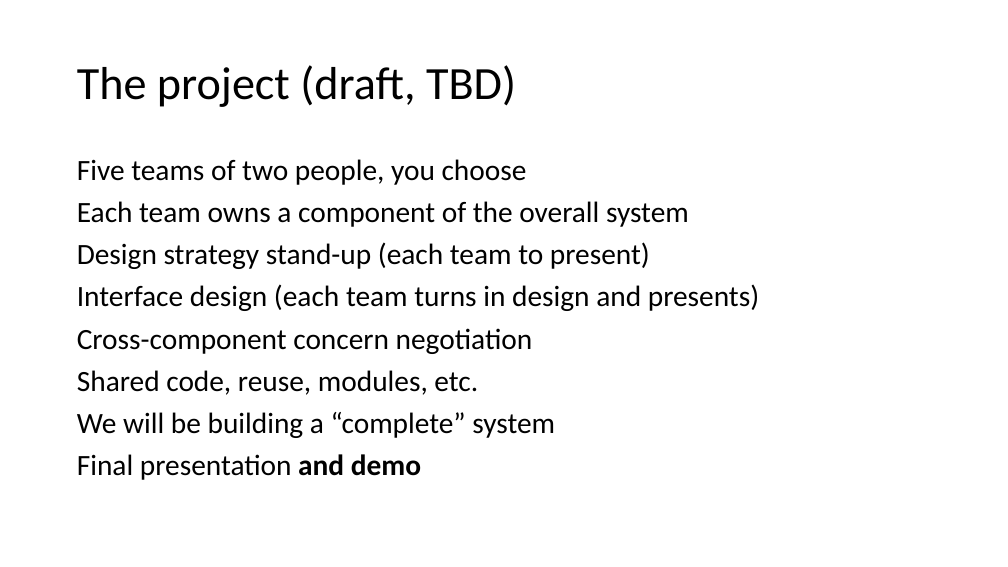
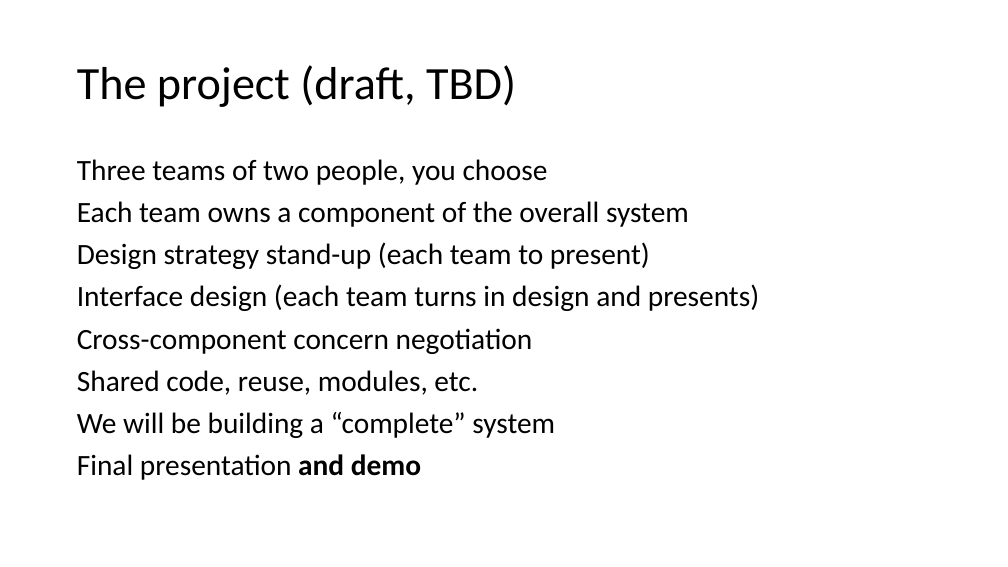
Before and after one commit to maherhosn/SU_SEGR_5240_18SQ, a slide deck: slide 5 of 01 - Introduction.pptx. Drawn at 1008x567 pixels with LibreOffice and Linux fonts; fonts in the diff are those of the drawing. Boxes give left, top, right and bottom in pixels: in the first picture for what was removed or moved away, otherwise in the second. Text is boxed around its words. In the diff, an @@ line names an element or a change of style, - is before the commit and + after.

```diff
--- a/01 - Introduction.pptx
+++ b/01 - Introduction.pptx
@@ text at box(77, 159, 548, 185): text changed @@
-Five teams of two people, you choose
+Three teams of two people, you choose
```
Also in this commit, not shown: 7 other slides changed, 3 slides added, 29 other files.
